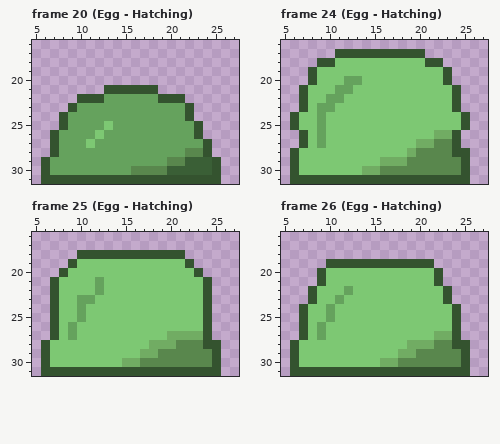
Pixel-art file -- godot/Slime Kingdoms/assets/Slime/Slime.ase. Above is the file before it was changed.
32x32 pixels, 34 frames. Colours within 5 levels of each other are drawn and written as one. Shown: frame 20 (Egg - Hatching): x 5..27, y 16..31; frame 24 (Egg - Hatching): x 5..27, y 16..31; frame 25 (Egg - Hatching): x 5..27, y 16..31; frame 26 (Egg - Hatching): x 5..27, y 16..31. The commit also changed other frames, which this record leaves out.
After:
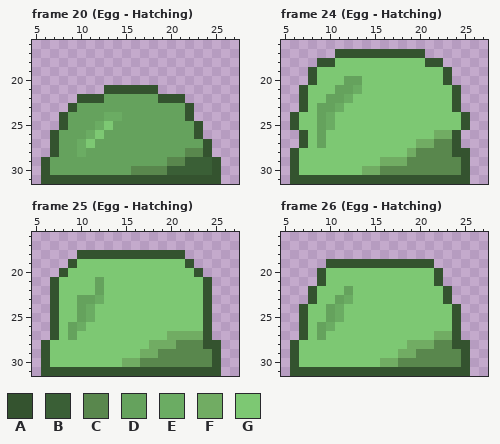
Palette (. is transparent): A #34532f  B #3a5f36  C #59874d  D #65a25d  E #6bac63  F #71ac63  G #7dc873
Commit message: work on slime sprite Clark was here :V
What changed:
--- frame 20 (Egg - Hatching), layer "Slime V3"
@@ x 8..16 @@
 23 .ADDDDDDD
-24 ADDDDDDDD
-25 ADDDDGDDD
-26 DDDDGDDDD
-27 DDDGDDDDD
-28 DDDDDDDDD
+24 ADDDDEEDD
+25 ADDDEGDDD
+26 DDDEGDDDD
+27 DDEGDDDDD
+28 DDEDDDDDD
 29 DDDDDDDDD
--- frame 24 (Egg - Hatching), layer "Slime V3"
@@ x 8..15 @@
 20 AGGGDDGG
-21 GGGDDGGG
-22 GGDDGGGG
-23 GDDGGGGG
-24 GDGGGGGG
-25 GDGGGGGG
+21 GGGDDEGG
+22 GGDDEGGG
+23 GDDEGGGG
+24 GDEGGGGG
+25 GDEGGGGG
 26 GDGGGGGG
--- frame 25 (Egg - Hatching), layer "Slime V3"
@@ x 8..14 @@
 22 GGGGDGG
-23 GGDDGGG
-24 GGDGGGG
-25 GGDGGGG
-26 GDGGGGG
+23 GGDDEGG
+24 GGDEGGG
+25 GGDEGGG
+26 GDEGGGG
 27 GDGGGGG
--- frame 26 (Egg - Hatching), layer "Slime V3"
@@ x 8..14 @@
 22 AGGGDGG
-23 AGGDGGG
-24 GGDGGGG
-25 GGDGGGG
-26 GDGGGGG
+23 AGGDEGG
+24 GGDEGGG
+25 GGDEGGG
+26 GDEGGGG
 27 GDGGGGG
Boxes around the changes in both pictures, in picture pixels (x1, y1, x2, y2):
changed: (77, 112, 122, 157)
changed: (326, 85, 362, 130)
changed: (77, 295, 104, 331)
changed: (326, 295, 353, 331)
